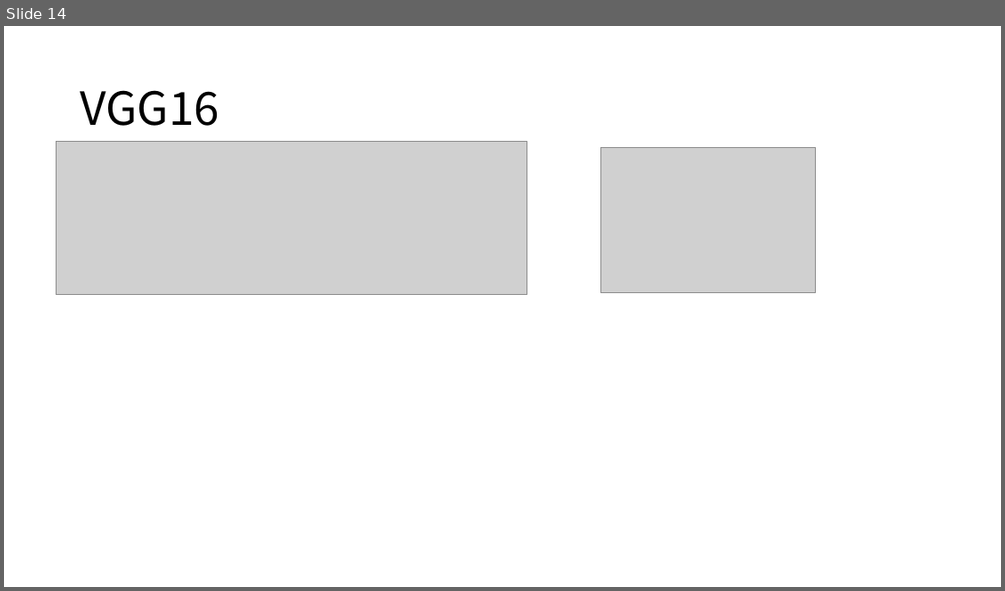
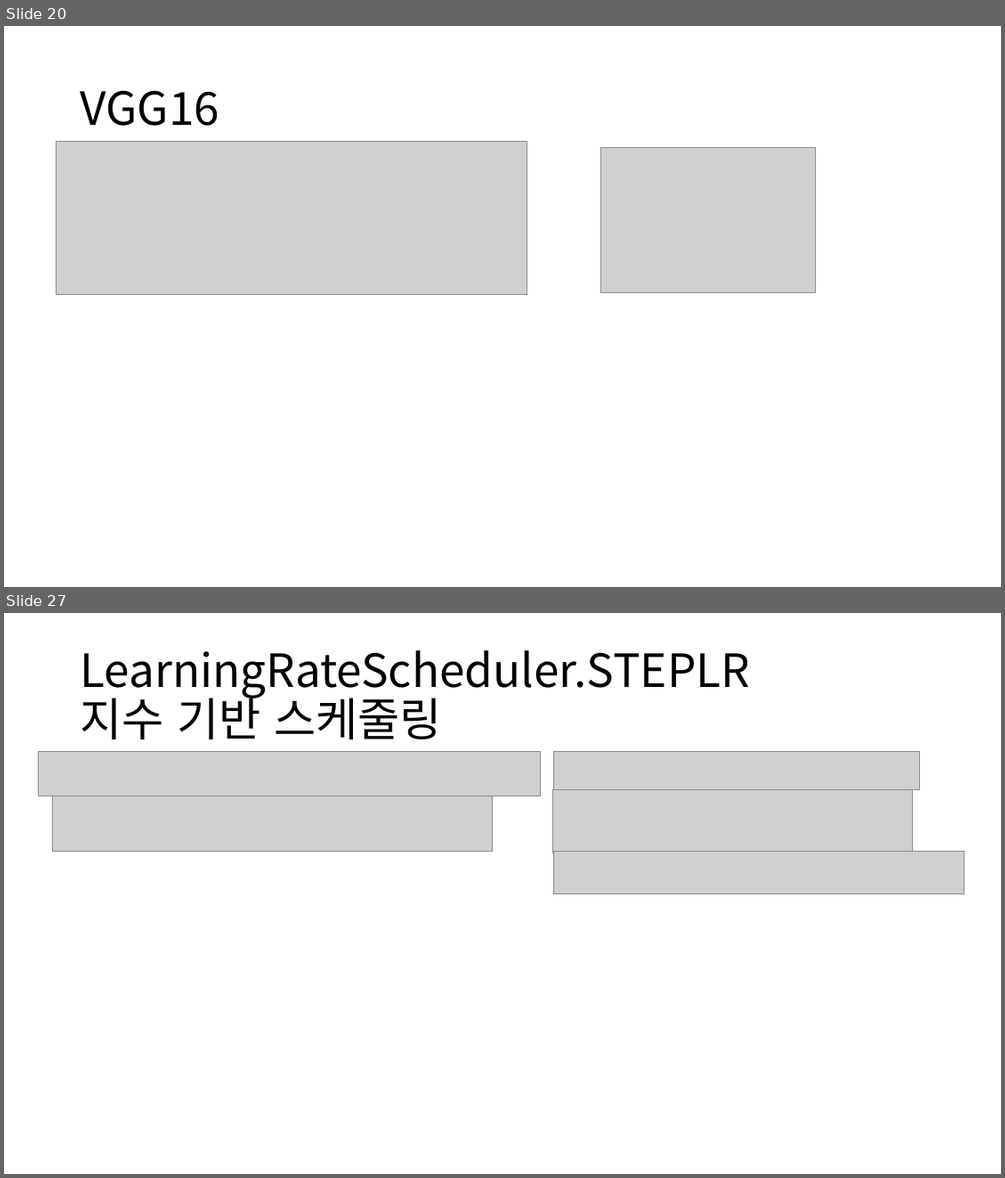
Before and after one commit to kimjh7669/DeepLearning_Practice, a slide deck: Tensorflow/TorchToKeras.pptx. Shown one above the other, each under a label of ours: slide 14 before the commit, slides 20 and 27 after it; the slides between them are not shown. The pictures are 1005x591 and 1005x1178 pixels, drawn with LibreOffice and Linux fonts; fonts in the diff are those of the drawing; grey boxes stand for pictures. Boxes give left, top, right and bottom in pixels: in the first picture for what was removed or moved away, otherwise in the second. Text is boxed around its words. In the diff, an @@ line names an element or a change of style, - is before the commit and + after.

```diff
--- a/Tensorflow/TorchToKeras.pptx
+++ b/Tensorflow/TorchToKeras.pptx
@@ slide 27 added at (4, 613, 1001, 1174), background #FFFFFF @@
@@ title added at (80, 650, 750, 739), 44 pt, text #000000 @@
+LearningRateScheduler.STEPLR
+지수 기반 스케줄링
@@ picture added at (39, 751, 540, 795) @@
@@ picture added at (553, 751, 919, 789) @@
@@ picture added at (52, 795, 493, 851) @@
@@ picture added at (553, 789, 913, 853) @@
@@ picture added at (553, 851, 963, 894) @@
@@ what was slide 14 is now slide 20 @@
```
Also in this commit, not shown: 2 slides changed, 9 other slides added, 9 other files.
